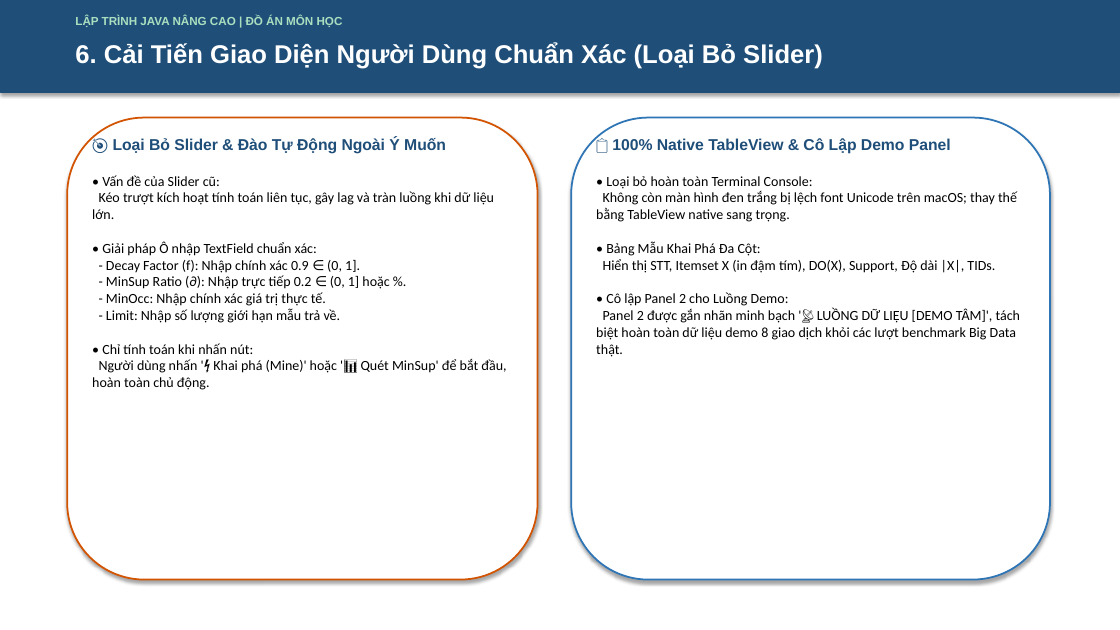
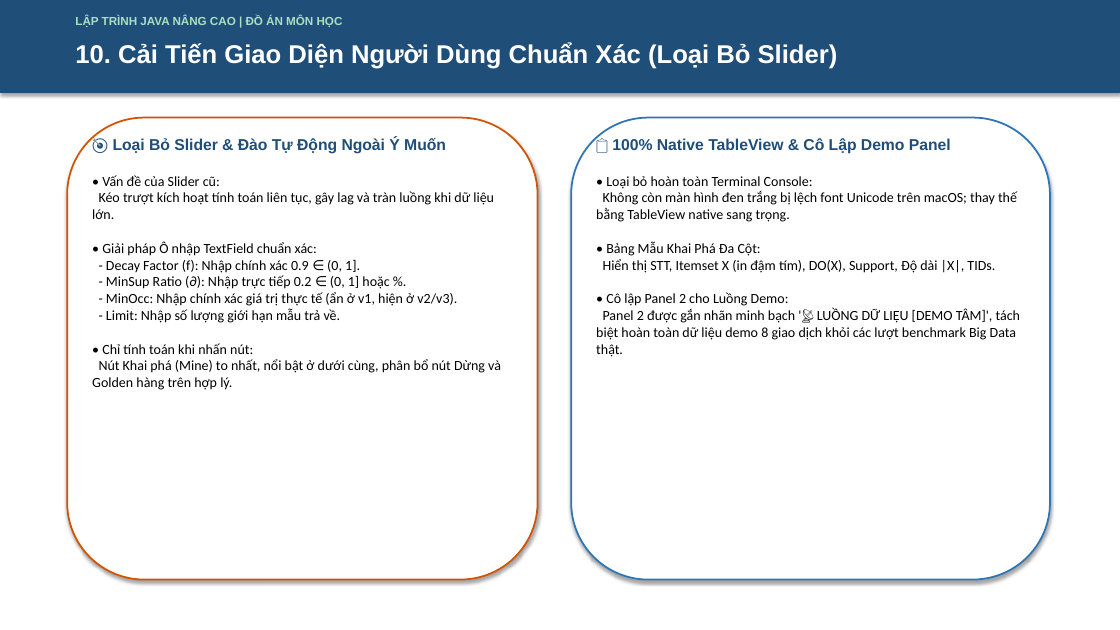
Before and after one commit to 2312741-sudo/javanc, a slide deck: slide 11 of docs/ThuyetTrinh_DeTai_DHOPM_2312741_NguyenThanhTam.pptx (slide 7 before the commit). Drawn at 1120x630 pixels with LibreOffice and Linux fonts; fonts in the diff are those of the drawing. Boxes give left, top, right and bottom in pixels: in the first picture for what was removed or moved away, otherwise in the second. Text is boxed around its words. In the diff, an @@ line names an element or a change of style, - is before the commit and + after.

```diff
--- a/docs/ThuyetTrinh_DeTai_DHOPM_2312741_NguyenThanhTam.pptx
+++ b/docs/ThuyetTrinh_DeTai_DHOPM_2312741_NguyenThanhTam.pptx
@@ text at [75, 42, 838, 69]: text changed @@
-6. Cải Tiến Giao Diện Người Dùng Chuẩn Xác (Loại Bỏ Slider)
+10. Cải Tiến Giao Diện Người Dùng Chuẩn Xác (Loại Bỏ Slider)
@@ text at [92, 175, 501, 390]: text changed @@
-• Vấn đề của Slider cũ:
-Kéo trượt kích hoạt tính toán liên tục, gây lag và tràn luồng khi dữ liệu lớn.
-• Giải pháp Ô nhập TextField chuẩn xác:
-- Decay Factor (f): Nhập chính xác 0.9 ∈ (0, 1].
-- MinSup Ratio (∂): Nhập trực tiếp 0.2 ∈ (0, 1] hoặc %.
-- MinOcc: Nhập chính xác giá trị thực tế.
-- Limit: Nhập số lượng giới hạn mẫu trả về.
-• Chỉ tính toán khi nhấn nút:
-Người dùng nhấn '⚡ Khai phá (Mine)' hoặc '📊 Quét MinSup' để bắt đầu, hoàn toàn chủ động.
+• Vấn đề của Slider cũ:
+Kéo trượt kích hoạt tính toán liên tục, gây lag và tràn luồng khi dữ liệu lớn.
+• Giải pháp Ô nhập TextField chuẩn xác:
+- Decay Factor (f): Nhập chính xác 0.9 ∈ (0, 1].
+- MinSup Ratio (∂): Nhập trực tiếp 0.2 ∈ (0, 1] hoặc %.
+- MinOcc: Nhập chính xác giá trị thực tế (ẩn ở v1, hiện ở v2/v3).
+- Limit: Nhập số lượng giới hạn mẫu trả về.
+• Chỉ tính toán khi nhấn nút:
+Nút Khai phá (Mine) to nhất, nổi bật ở dưới cùng, phân bổ nút Dừng và Golden hàng trên hợp lý.
```
Also in this commit, not shown: 9 other slides changed, 4 slides added, 1 slide removed, 3 other files.
